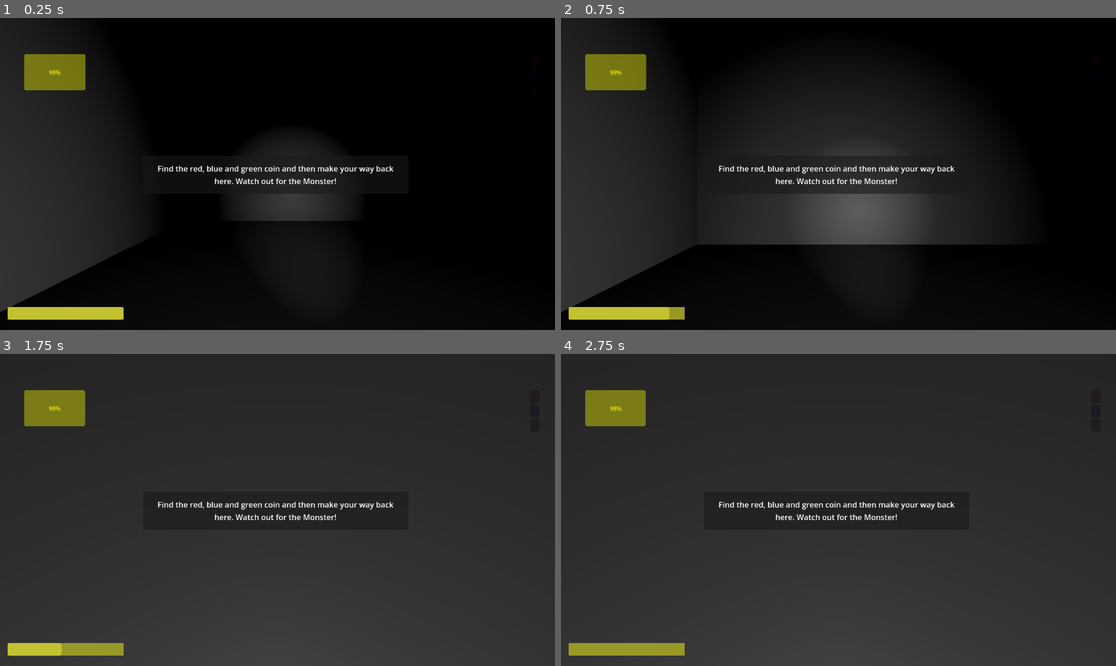
Above: before the commit, frames 1-4 (two rows, left to right).
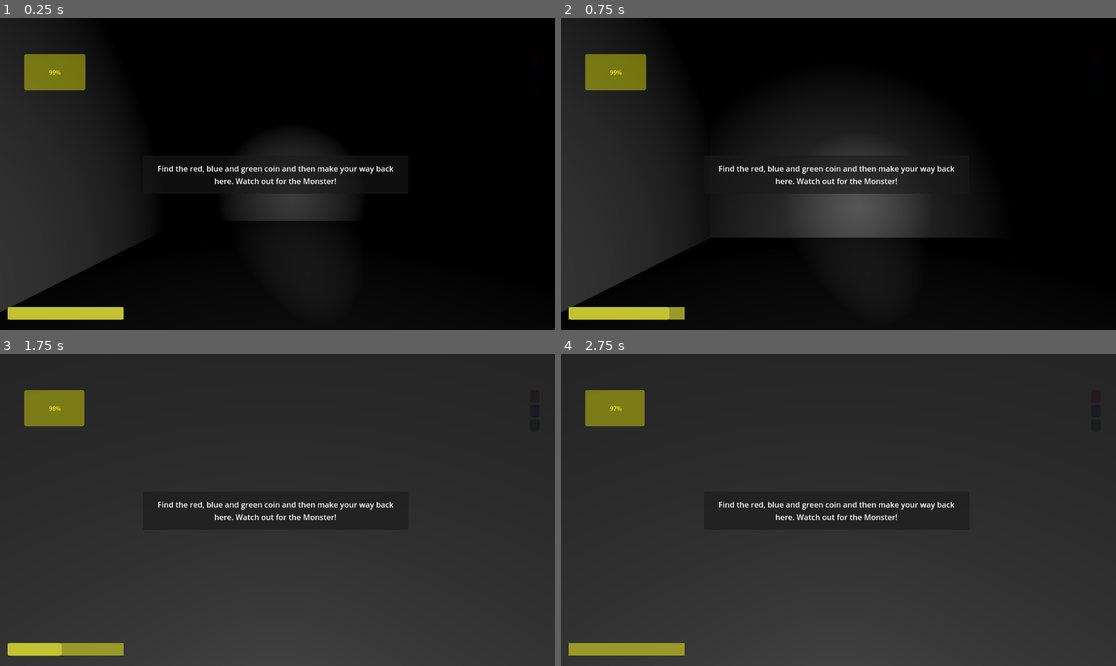
Above: after the commit, the same moments.

Repository: AManWithAHart/realcsci6611FinalProject
Game: Godot game, scene res://world.tscn
Same seed, same stepped clock (60 frames per second), same inputs: the game is played once before the commit and once after it.
Inputs (mouse positions are in pixels of both pictures, inside the frame that each line leads up to):
- Up to frame 1 (0.25 s): no input
- Up to frame 2 (0.75 s): tap Enter at 0.5 s; move the mouse to (866, 174) at 0.52 s; hold W (forward) from 0.53 s (still down); hold Shift (sprint) from 0.53 s (still down)
- Up to frame 3 (1.75 s): keep holding W (forward); tap Space (jump) at 0.77, 1.52 s; move the mouse to (249, 510) at 1.27 s; release Shift (sprint) at 1.28 s; tap Shift (sprint) at 1.35 s
- Up to frame 4 (2.75 s): keep holding W (forward); tap Space (jump) at 2 s; move the mouse to (849, 503) at 2.02 s; hold Shift (sprint) from 2.03 s (still down)

Frame 1 is identical in both runs. In frame 2, 1.2% of the frame differs, in the area x 24-78%, y 70-73%; in frame 3, less than 0.1%; in frame 4, less than 0.1%.

Commit message:
Flashlight timing

Diff:
--- a/csci5611FinalProject/csci5611 Horror Game/Scenes/Characters/player.tscn
+++ b/csci5611FinalProject/csci5611 Horror Game/Scenes/Characters/player.tscn
@@ -6,7 +6,7 @@
 script/source = "extends CharacterBody3D
 
 
-const SPEED = 5.0
+const SPEED = 4.0
 const JUMP_VELOCITY = 2.5
 const SENSITIVITY = 0.003
 const MAX_STAMINA = 1.5
@@ -114,7 +114,7 @@
 		if(curBattery <= 0):
 			flashlight.light_energy = 0
 		else:
-			curBattery -= delta/20
+			curBattery -= delta/10
 			flashlight.light_energy = 15
 	else:
 		flashlight.light_energy = 0
@@ -151,9 +151,9 @@
 
 
 func _on_battery_charge_battery():
-	curBattery += 20
-	if curBattery > 100:
-		curBattery = 100
+	curBattery += 2
+	if curBattery > MAX_BATTERY:
+		curBattery = MAX_BATTERY
 
 
 func _on_final_platform_finish():
